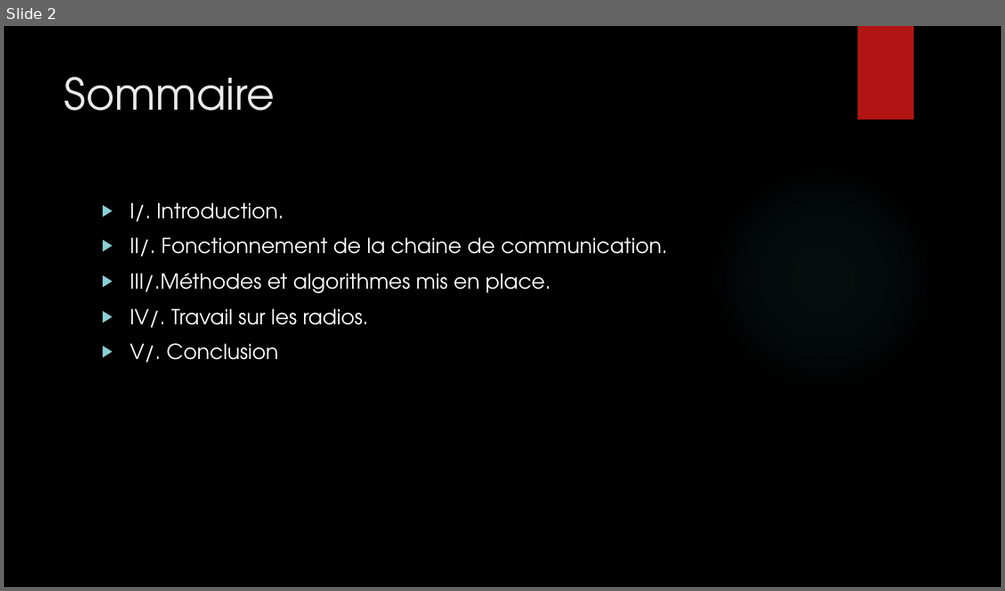
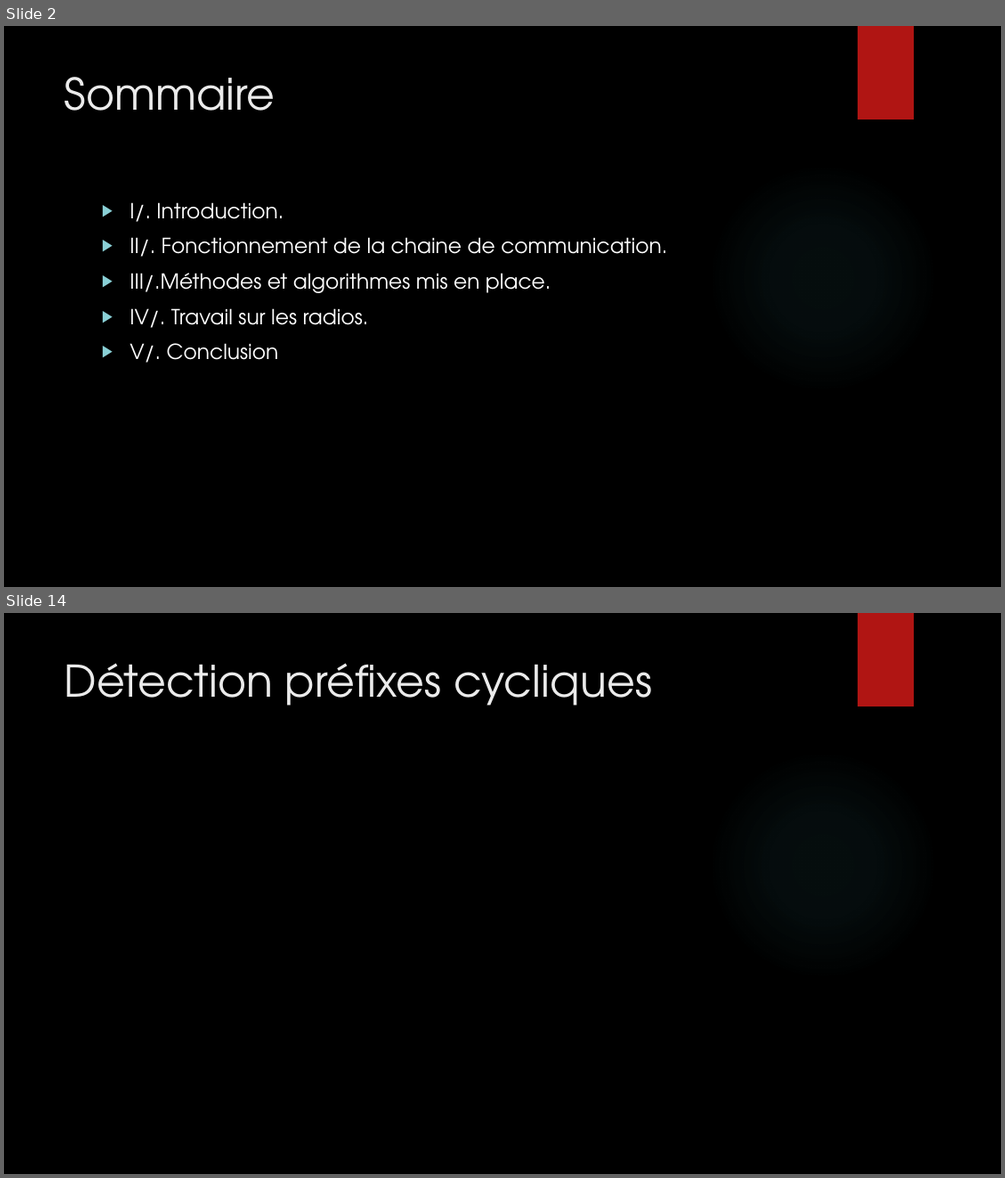
Before and after one commit to eponta/projet_th_S8, a slide deck: Présentation.pptx. Shown one above the other, each under a label of ours: slide 2 before the commit, slides 2 and 14 after it; the slides between them are not shown. The pictures are 1005x591 and 1005x1178 pixels, drawn with LibreOffice and Linux fonts; fonts in the diff are those of the drawing; grey boxes stand for pictures; background and template pictures are left out. Boxes give left, top, right and bottom in pixels: in the first picture for what was removed or moved away, otherwise in the second. Text is boxed around its words. In the diff, an @@ line names an element or a change of style, - is before the commit and + after.

```diff
--- a/Présentation.pptx
+++ b/Présentation.pptx
@@ slide 14 added at (x1=4, y1=613, x2=1001, y2=1174), background picture (left out); not listed: 2 template elements that a slide beside it also shows @@
@@ title added at (x1=65, y1=663, x2=652, y2=706), 42 pt, text #EBEBEB @@
+Détection préfixes cycliques
```
Also in this commit, not shown: 20 other slides added.
